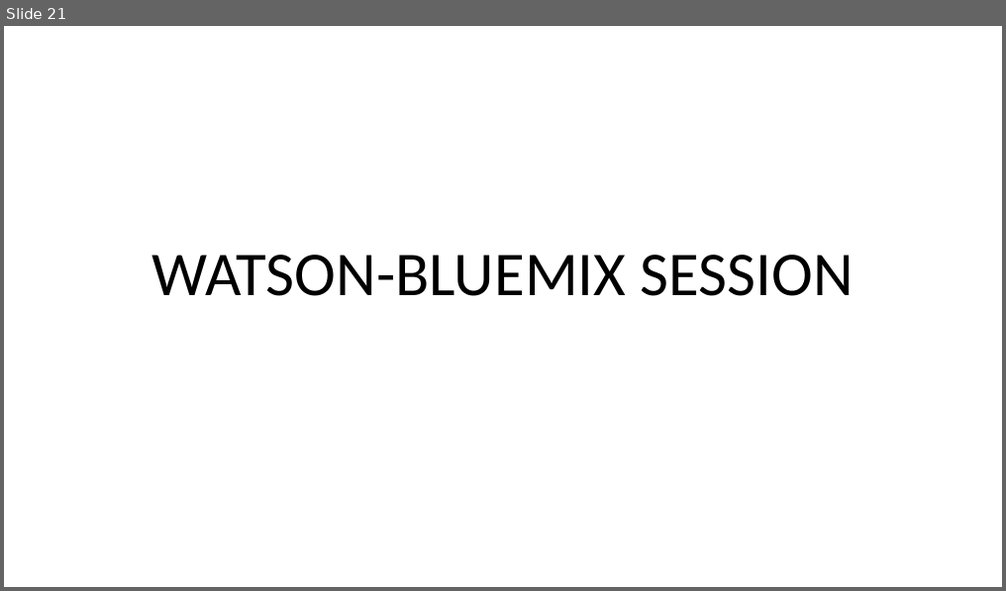
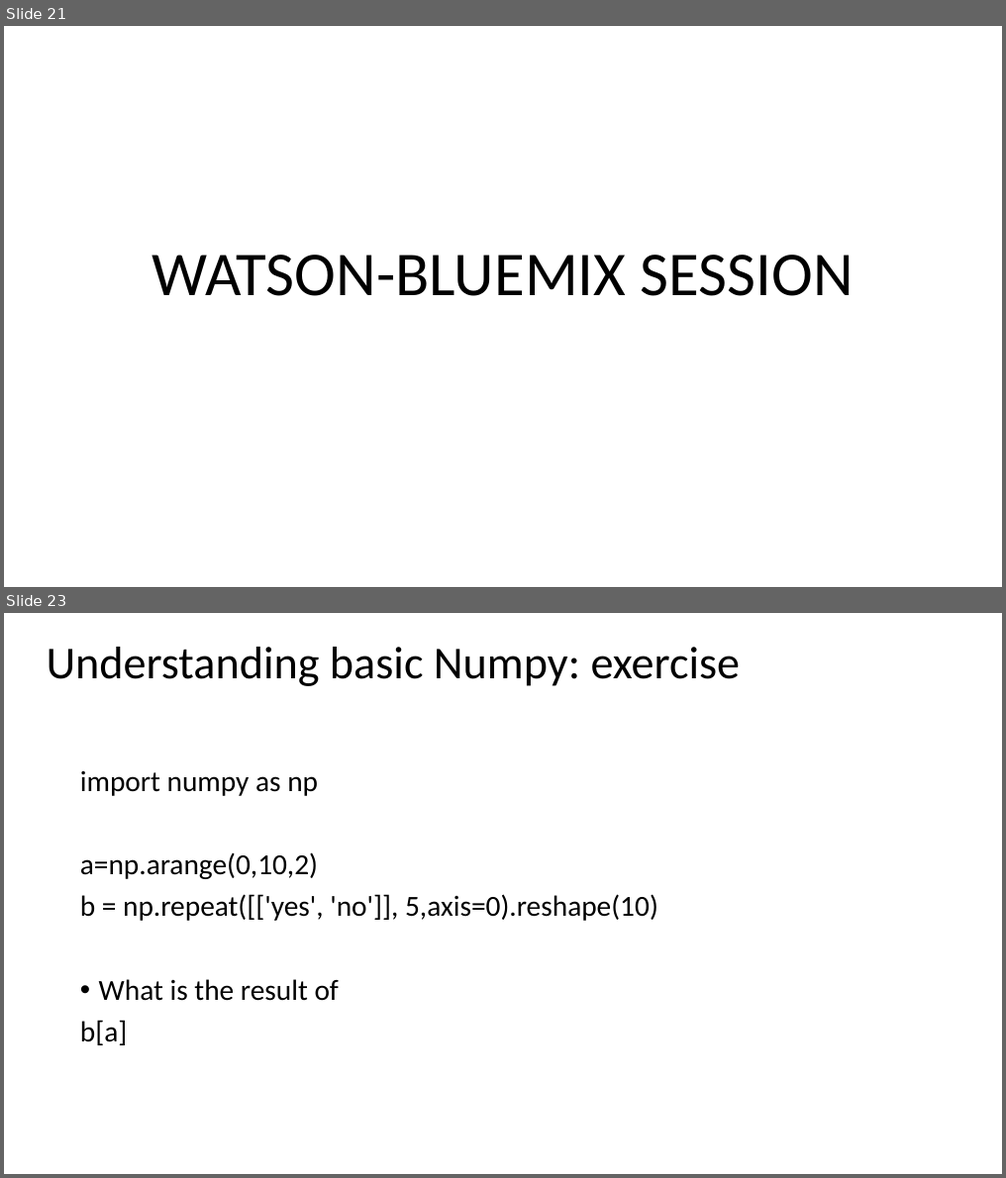
Before and after one commit to Bootcampanalytics/Training-material, a slide deck: Class intro.pptx. Shown one above the other, each under a label of ours: slide 21 before the commit, slides 21 and 23 after it; the slides between them are not shown. The pictures are 1006x591 and 1006x1178 pixels, drawn with LibreOffice and Linux fonts; fonts in the diff are those of the drawing. Boxes give left, top, right and bottom in pixels: in the first picture for what was removed or moved away, otherwise in the second. Text is boxed around its words. In the diff, an @@ line names an element or a change of style, - is before the commit and + after.

```diff
--- a/Class intro.pptx
+++ b/Class intro.pptx
@@ slide 23 added at [4,613,1002,1174], background #FFFFFF @@
@@ title added at [47,647,741,686], 44 pt, text #000000 @@
+Understanding basic Numpy: exercise
@@ text added at [80,771,658,1046], 28 pt, text #000000 @@
+import numpy as np
+a=np.arange(0,10,2)
+b = np.repeat([['yes', 'no']], 5,axis=0).reshape(10)
+• What is the result of
+b[a]
```
Also in this commit, not shown: 1 other slide added, 2 other files.
